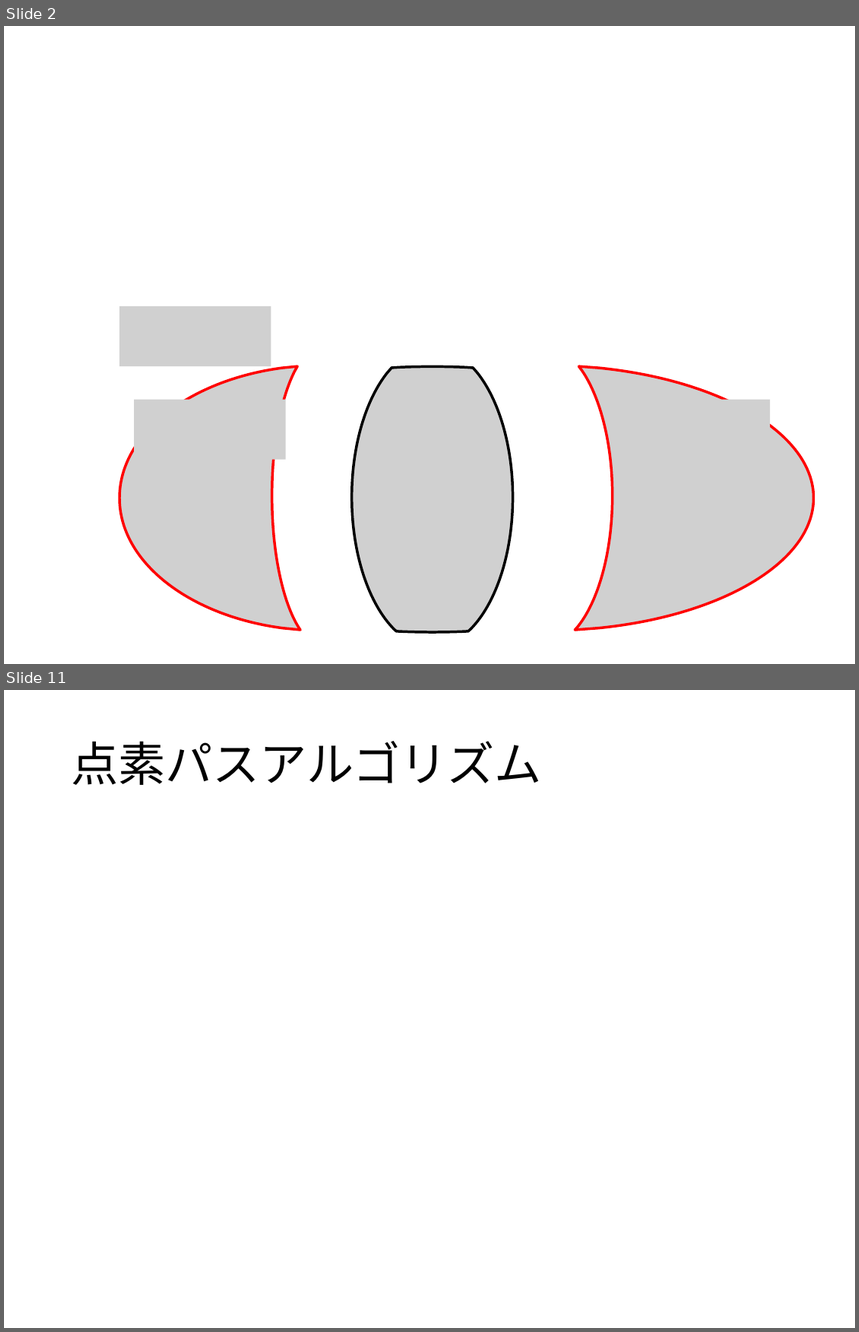
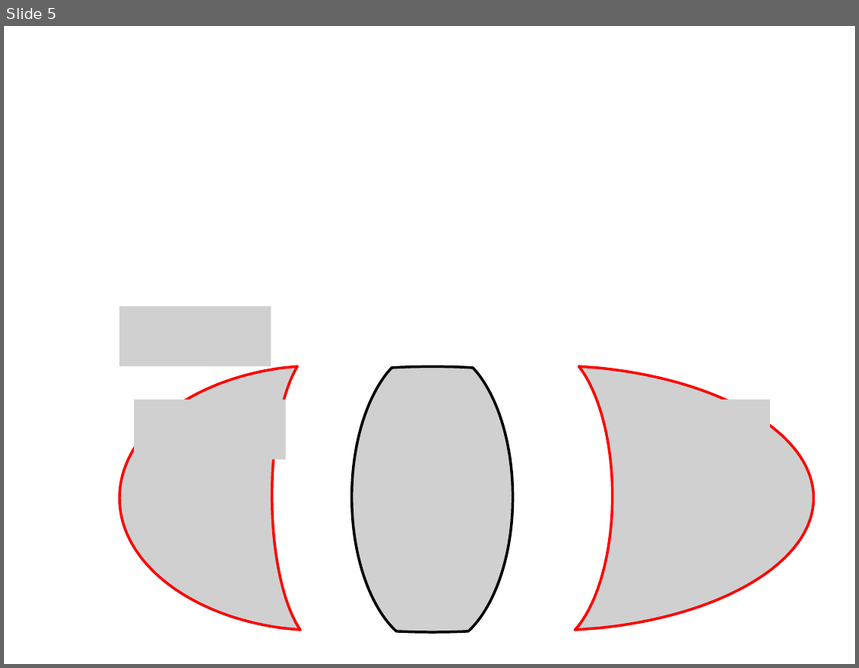
Before and after one commit to ssmr0410/share, a slide deck: slide/mizutani_pre.pptx. Shown one above the other, each under a label of ours: slides 2 and 11 before the commit, slide 5 after it; the slides between them are not shown. The pictures are 859x1332 and 859x668 pixels, drawn with LibreOffice and Linux fonts; fonts in the diff are those of the drawing; grey boxes stand for pictures. Boxes give left, top, right and bottom in pixels: in the first picture for what was removed or moved away, otherwise in the second. Text is boxed around its words. In the diff, an @@ line names an element or a change of style, - is before the commit and + after.

```diff
--- a/slide/mizutani_pre.pptx
+++ b/slide/mizutani_pre.pptx
@@ slide 11 removed at (4, 690, 855, 1328), background #FFFFFF @@
@@ title removed at (71, 741, 542, 785) @@
-点素パスアルゴリズム
@@ what was slide 2 is now slide 5 @@
```
Also in this commit, not shown: 8 slides changed, 6 slides added, 4 other slides removed, 1 other file.
